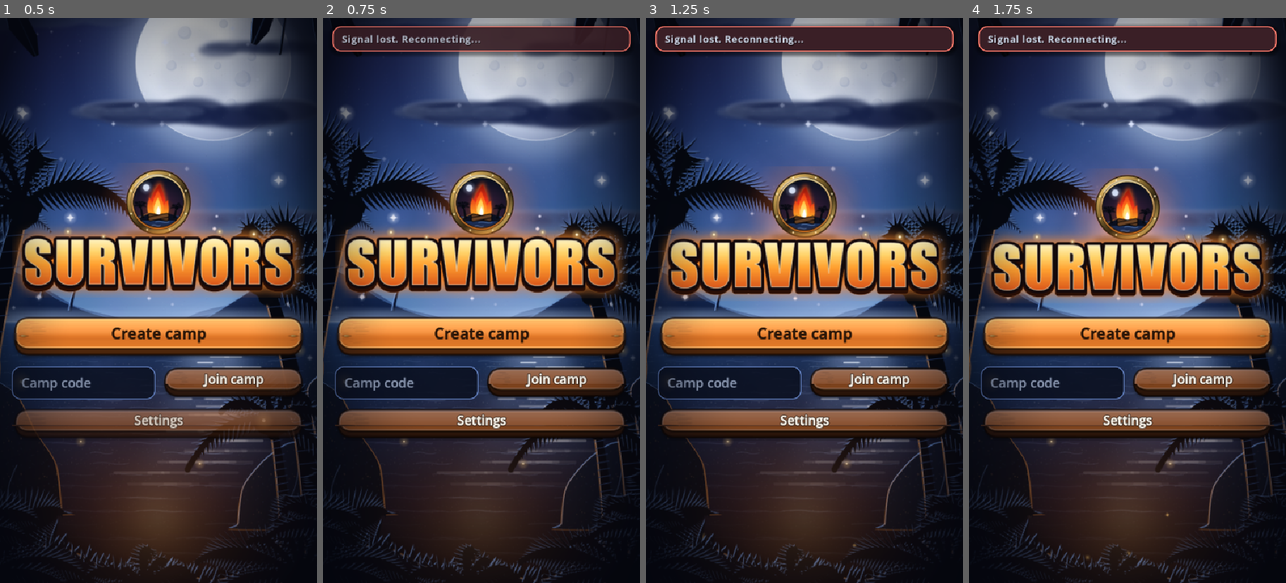
Above: before the commit, frames 1-4 (left to right).
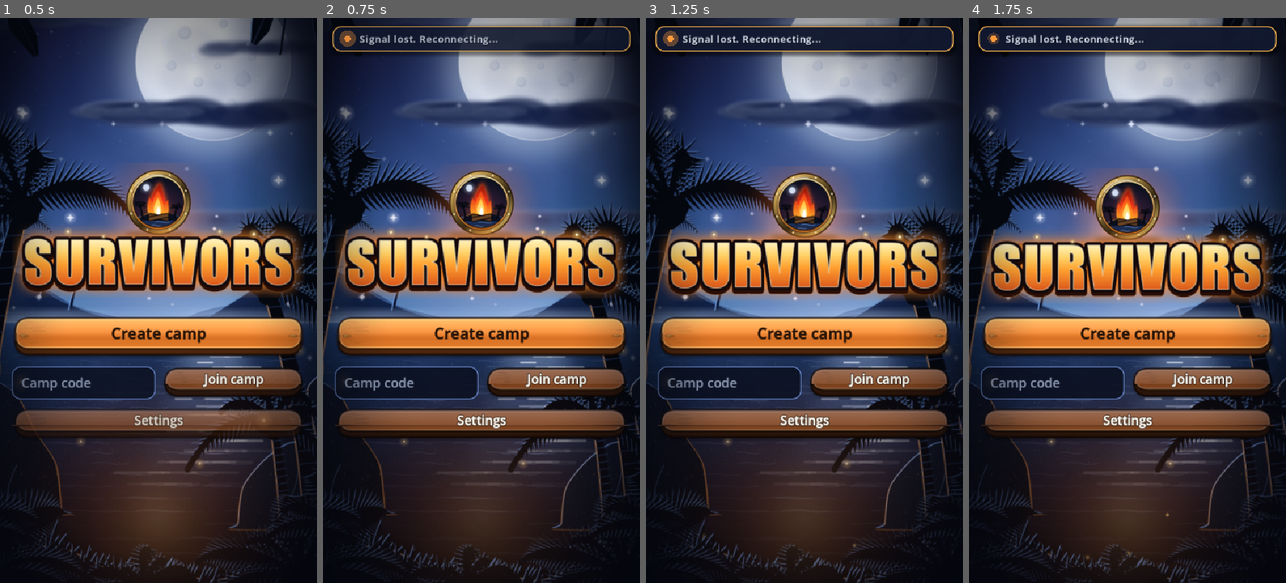
Above: after the commit, the same moments.

Repository: Corical/office-survivor
Game: Godot game, scene res://main.tscn
The game is run twice, just before and just after one commit, with the same random seed, the same clock (stepped at 60 frames per second) and the same inputs.
Inputs:
- Up to frame 1 (0.5 s): no input
- Up to frame 2 (0.75 s): click "Create camp" at 0.5 s
- Up to frame 3 (1.25 s): no input
- Up to frame 4 (1.75 s): click "Create camp" at 1.25 s

Frame 1 is identical in both runs. In frame 2, 4.0% of the frame differs, in the area x 2-98%, y 1-6%; in frame 3, 4.1%; in frame 4, 4.1%.

Commit message:
🎨 fix: connection banner is calm amber with a breathing dot while connecting, red only when unreachable/offline/stopped; tests
Co-Authored-By: Claude <noreply@anthropic.com>

Diff:
--- a/godot/screens/overlay.gd
+++ b/godot/screens/overlay.gd
@@ -11,6 +11,7 @@
 var _banner_panel: PanelContainer
 var _notice: Label
 var _notice_panel: PanelContainer
+var _dot: PulseDot
 var _hide: Tween
 
 
@@ -23,8 +24,11 @@
 	add_theme_constant_override("separation", 8)
 	_banner = Ui.label("", "net_banner", "MutedLabel")
 	_notice = Ui.label("", "notice_toast")
-	_banner_panel = _wrap(_banner)
-	_notice_panel = _wrap(_notice)
+	_banner_panel = _wrap(_banner, "Banner")
+	_dot = PulseDot.new()
+	(_banner.get_parent() as Control).add_child(_dot)
+	(_banner.get_parent() as Control).move_child(_dot, 0)
+	_notice_panel = _wrap(_notice, "BannerAlert")
 	_notice.visible = false                              # nothing to say until a notice arrives
 	_notice_panel.visible = false
 	Feed.status_changed.connect(_on_status)
@@ -32,14 +36,30 @@
 	_on_status(Feed.status())
 
 
-## A label inside a banner panel; both ignore the mouse.
-func _wrap(label: Label) -> PanelContainer:
-	var panel := Ui.card("Banner")
+## A label inside a banner panel (in a row, so a marker can sit before it); all of it ignores the mouse.
+func _wrap(label: Label, variation: String) -> PanelContainer:
+	var panel := Ui.card(variation)
 	panel.mouse_filter = Control.MOUSE_FILTER_IGNORE
 	label.mouse_filter = Control.MOUSE_FILTER_IGNORE
-	panel.add_child(label)
+	var row := Ui.hbox(10)
+	row.mouse_filter = Control.MOUSE_FILTER_IGNORE
+	row.add_child(label)
+	panel.add_child(row)
 	add_child(panel)
 	return panel
+
+
+## Which look the connection banner has: calm while the app is still trying (connecting, reconnecting: nothing is wrong
+## yet), alert once it has given up or been stopped. Only the variation's NAME is chosen here; the theme owns the colours.
+static func variation_for(st: Dictionary) -> String:
+	if st.terminal != "" or st.net in ["unreachable", "offline", "stopped"]:
+		return "BannerAlert"
+	return "Banner"
+
+
+## For tests: the variation the connection banner currently wears.
+func banner_variation() -> String:
+	return _banner_panel.theme_type_variation
 
 
 func _on_status(st: Dictionary) -> void:
@@ -48,6 +68,10 @@
 	_banner.visible = not quiet
 	_banner_panel.visible = not quiet
 	_banner.text = Words.render(st.net_key)
+	var variation := variation_for(st)
+	if _banner_panel.theme_type_variation != variation:
+		_banner_panel.theme_type_variation = variation
+	_dot.visible = variation == "Banner"                     # the breathing dot says "still trying"; an alert has no dot
 	if was_quiet and not quiet:
 		_drop_in(_banner_panel)
 
--- /dev/null
+++ b/godot/screens/pulse_dot.gd
@@ -0,0 +1,28 @@
+class_name PulseDot
+extends Control
+## A small dot that breathes: "something is happening, wait" (used by the calm connection banner). Colour by theme name;
+## it only animates while visible, and holds still under reduced motion.
+
+const SIZE := 16.0
+
+var _t := 0.0
+
+
+func _ready() -> void:
+	mouse_filter = Control.MOUSE_FILTER_IGNORE
+	custom_minimum_size = Vector2(SIZE + 4.0, SIZE + 4.0)
+	size_flags_vertical = Control.SIZE_SHRINK_CENTER
+	visibility_changed.connect(func(): set_process(is_visible_in_tree()))
+	set_process(is_visible_in_tree())
+
+
+func _process(delta: float) -> void:
+	_t += delta
+	queue_redraw()
+
+
+func _draw() -> void:
+	var c := size * 0.5
+	var k := 0.5 if Themes.reduced_motion else 0.5 + 0.5 * sin(_t * 4.2)
+	draw_circle(c, SIZE * (0.62 + 0.3 * k), Themes.color_a("warm", 0.22 + 0.2 * k))
+	draw_circle(c, SIZE * 0.34, Themes.color("warm"))
--- a/godot/tests/test_screens.gd
+++ b/godot/tests/test_screens.gd
@@ -475,6 +475,33 @@
 	eq(banner.text, "Reconnecting...", "in the theme's words")
 
 
+func _overlay_of(r: Node) -> Overlay:
+	for c in r.get_children():
+		if c is Overlay:
+			return c
+	return null
+
+
+func test_the_banner_is_calm_while_connecting_and_alarming_only_when_it_has_given_up() -> void:
+	for net in ["connecting", "reconnecting"]:
+		eq(Overlay.variation_for({"net": net, "terminal": ""}), "Banner", "%s is calm" % net)
+	for net in ["unreachable", "offline", "stopped"]:
+		eq(Overlay.variation_for({"net": net, "terminal": ""}), "BannerAlert", "%s is an alert" % net)
+	eq(Overlay.variation_for({"net": "online", "terminal": "taken_over"}), "BannerAlert", "a terminal reason is an alert")
+
+
+func test_the_live_overlay_wears_the_calm_look_while_reconnecting() -> void:
+	var r := mount(preload("res://main.gd"))
+	go_online()
+	fake.server_close(1006)                           # the line dropped: the app is trying again
+	var o := _overlay_of(r)
+	eq(o.banner_variation(), "Banner", "reconnecting is not red")
+	o._on_status({"net": "unreachable", "net_key": "ui.net.unreachable", "terminal": ""})
+	eq(o.banner_variation(), "BannerAlert", "unreachable is")
+	o._on_status({"net": "connecting", "net_key": "ui.net.connecting", "terminal": ""})
+	eq(o.banner_variation(), "Banner", "and back to calm when it tries again")
+
+
 func test_a_notice_reaches_the_overlay_in_the_themes_words() -> void:
 	var r := mount(preload("res://main.gd"))
 	in_round()
--- a/godot/themes/flash/theme.gd
+++ b/godot/themes/flash/theme.gd
@@ -466,8 +466,11 @@
 	dock.content_margin_top = 12
 	dock.content_margin_bottom = 14
 	th.set_stylebox("panel", "Dock", dock)
+	# Banner: a calm notice (still trying to connect): night blue with an amber edge. BannerAlert: something is wrong.
 	th.set_type_variation("Banner", "PanelContainer")
-	th.set_stylebox("panel", "Banner", _pad(_flat(Color("3a1f26"), 14, Color("ff7a6b"), 2, 8, 3), 16, 10))
+	th.set_stylebox("panel", "Banner", _pad(_flat(Color(0.07, 0.1, 0.19, 0.94), 14, Color("e0a24a"), 2, 8, 3), 16, 10))
+	th.set_type_variation("BannerAlert", "PanelContainer")
+	th.set_stylebox("panel", "BannerAlert", _pad(_flat(Color("3a1f26"), 14, Color("ff7a6b"), 2, 8, 3), 16, 10))
 	var tip := _pad(_flat(INK_DEEP, 10, EDGE, 1, 6, 2), 12, 8)
 	th.set_stylebox("panel", "TooltipPanel", tip)
 	th.set_color("font_color", "TooltipLabel", PAPER)
Not shown, added: godot/screens/pulse_dot.gd.uid
Not shown, added: godot/tests/perf/button_centre.gd.uid
Not shown, added: godot/tests/perf/shimmer.gd.uid
